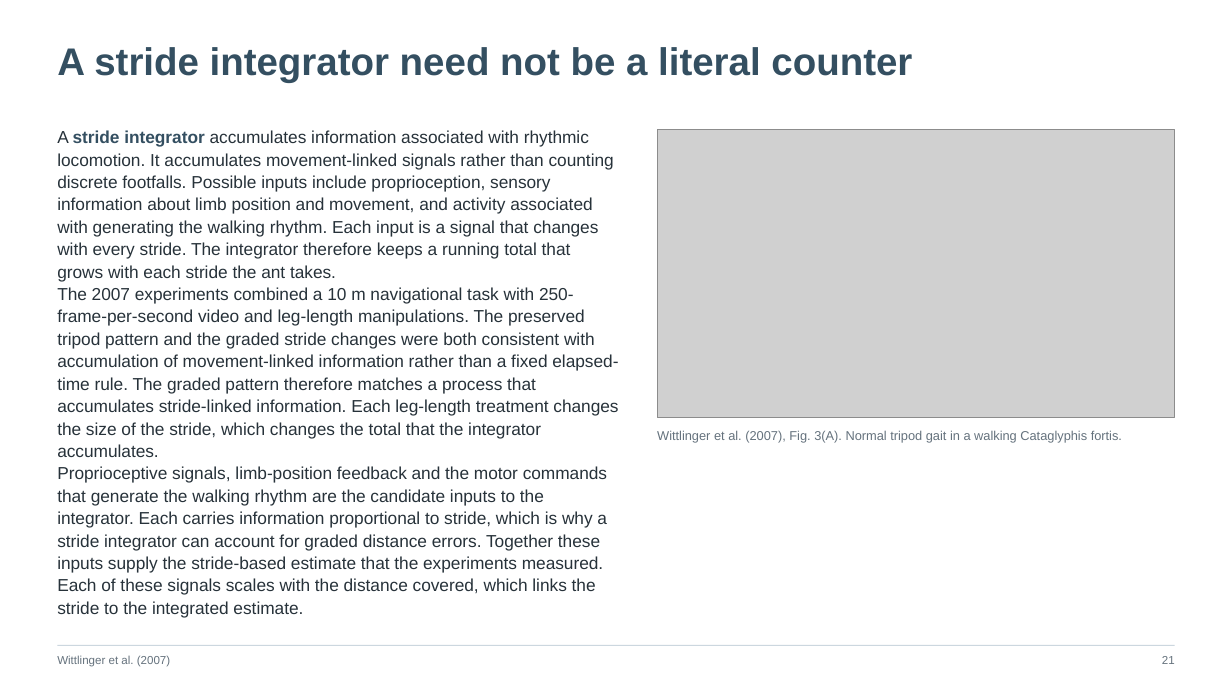
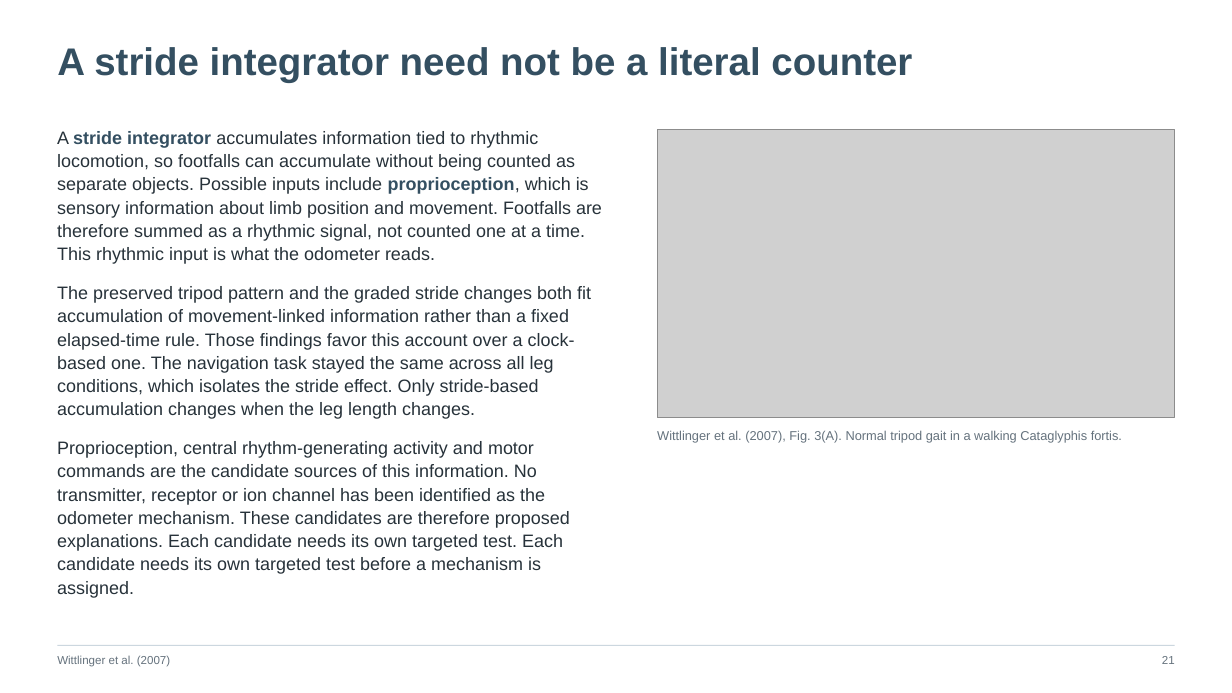
Before and after one commit to jordanxxlopez/NEUROETHOLOGY, a slide deck: slide 27 of scaffolded/Neuroethology_Lecture28_FA2026_SCAFFOLDED.pptx (slide 29 before the commit). Drawn at 1232x693 pixels with LibreOffice and Linux fonts; fonts in the diff are those of the drawing; grey boxes stand for pictures. Boxes give left, top, right and bottom in pixels: in the first picture for what was removed or moved away, otherwise in the second. Text is boxed around its words. In the diff, an @@ line names an element or a change of style, - is before the commit and + after.

```diff
--- a/scaffolded/Neuroethology_Lecture28_FA2026_SCAFFOLDED.pptx
+++ b/scaffolded/Neuroethology_Lecture28_FA2026_SCAFFOLDED.pptx
@@ text at (57, 131, 602, 598): text changed; size 13.5 to 14 pt @@
-A stride integrator accumulates information associated with rhythmic locomotion. It accumulates movement-linked signals rather than counting discrete footfalls. Possible inputs include proprioception, sensory information about limb position and movement, and activity associated with generating the walking rhythm. Each input is a signal that changes with every stride. The integrator therefore keeps a running total that grows with each stride the ant takes.
-The 2007 experiments combined a 10 m navigational task with 250-frame-per-second video and leg-length manipulations. The preserved tripod pattern and the graded stride changes were both consistent with accumulation of movement-linked information rather than a fixed elapsed-time rule. The graded pattern therefore matches a process that accumulates stride-linked information. Each leg-length treatment changes the size of the stride, which changes the total that the integrator accumulates.
-Proprioceptive signals, limb-position feedback and the motor commands that generate the walking rhythm are the candidate inputs to the integrator. Each carries information proportional to stride, which is why a stride integrator can account for graded distance errors. Together these inputs supply the stride-based estimate that the experiments measured. Each of these signals scales with the distance covered, which links the stride to the integrated estimate.
+A stride integrator accumulates information tied to rhythmic locomotion, so footfalls can accumulate without being counted as separate objects. Possible inputs include proprioception, which is sensory information about limb position and movement. Footfalls are therefore summed as a rhythmic signal, not counted one at a time. This rhythmic input is what the odometer reads.
+The preserved tripod pattern and the graded stride changes both fit accumulation of movement-linked information rather than a fixed elapsed-time rule. Those findings favor this account over a clock-based one. The navigation task stayed the same across all leg conditions, which isolates the stride effect. Only stride-based accumulation changes when the leg length changes.
+Proprioception, central rhythm-generating activity and motor commands are the candidate sources of this information. No transmitter, receptor or ion channel has been identified as the odometer mechanism. These candidates are therefore proposed explanations. Each candidate needs its own targeted test. Each candidate needs its own targeted test before a mechanism is assigned.
```
Also in this commit, not shown: 55 other slides changed, 3 slides added, 3 slides removed, 3 other files.
